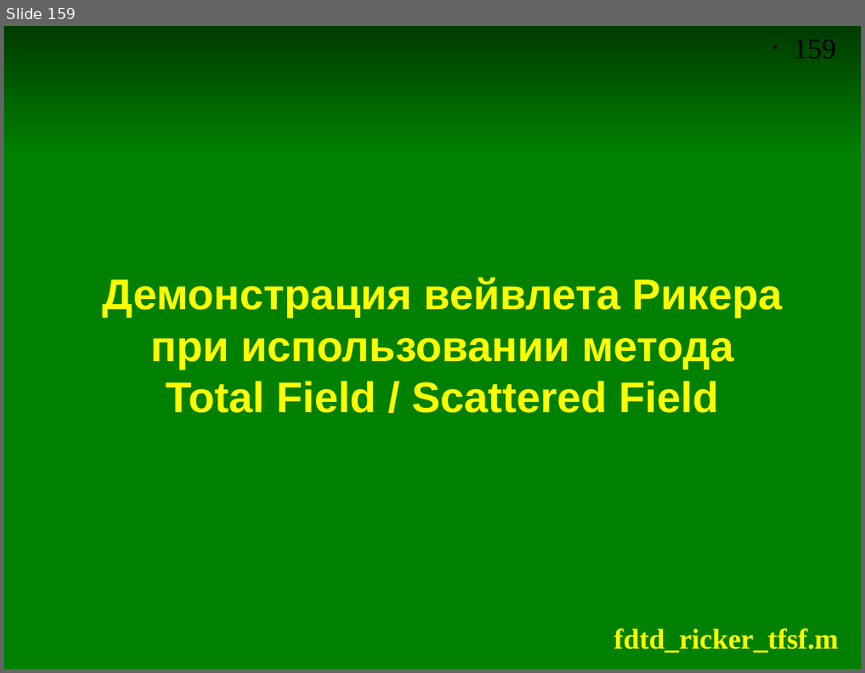
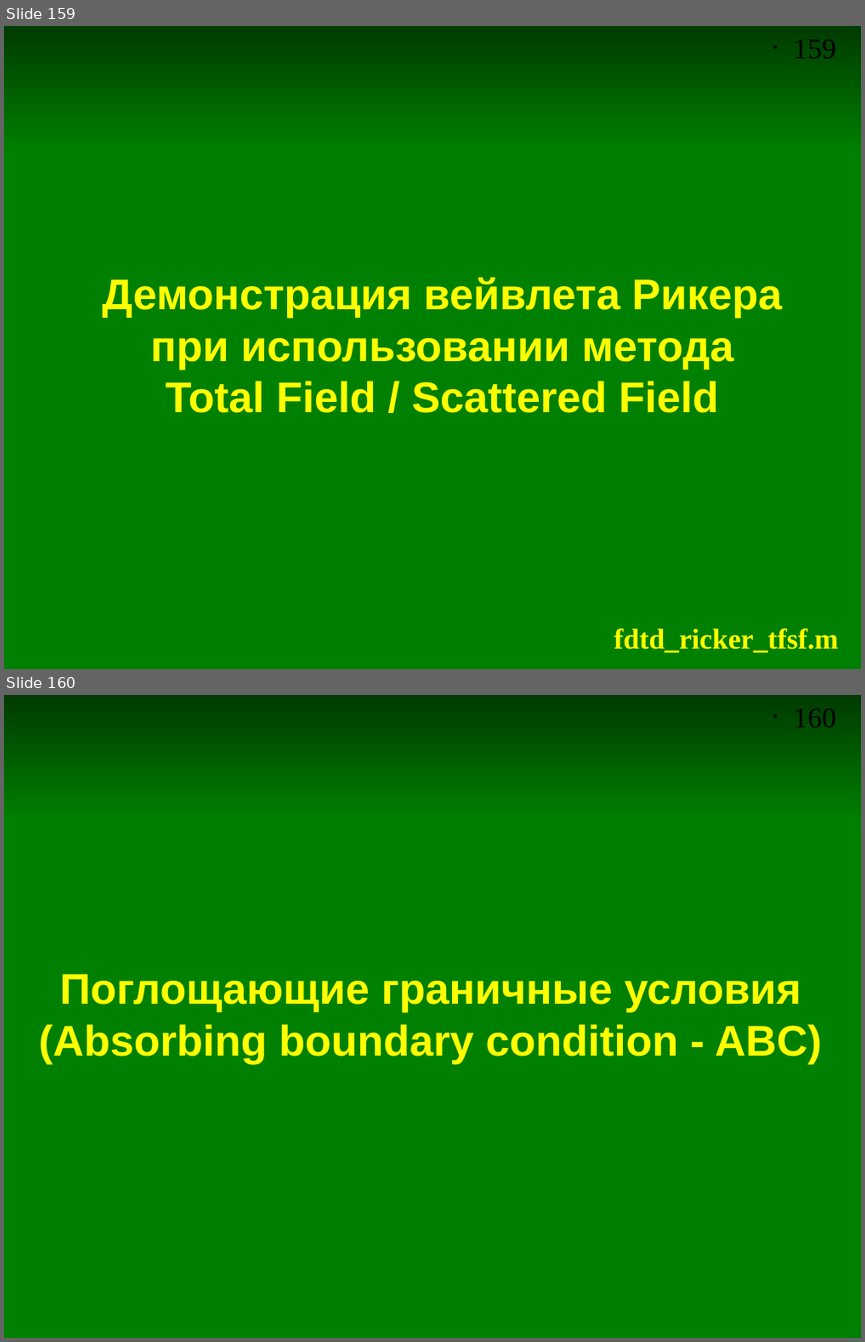
Before and after one commit to andris0147sv/modelling, a slide deck: presentations/2. FDTD.odp. Shown one above the other, each under a label of ours: slide 159 before the commit, slides 159 and 160 after it. The pictures are 865x673 and 865x1342 pixels, drawn with LibreOffice and Linux fonts; fonts in the diff are those of the drawing. Boxes give left, top, right and bottom in pixels: in the first picture for what was removed or moved away, otherwise in the second. Text is boxed around its words. In the diff, an @@ line names an element or a change of style, - is before the commit and + after.

Commit message:
Начал делать слайды про граничные условия ABC

```diff
--- a/presentations/2. FDTD.odp
+++ b/presentations/2. FDTD.odp
@@ slide 160 added at [4, 695, 861, 1338], background #FFFFFF; not listed: 2 template elements that a slide beside it also shows @@
@@ rectangle added at [4, 820, 861, 1338], fill #008000, outline #008000 0 pt @@
@@ title added at [39, 974, 822, 1064], 36 pt, text #FFFF00, bold @@
+Поглощающие граничные условия
+(Absorbing boundary condition - ABC)
```
Also in this commit, not shown: 1 slide changed, 11 other slides added.
